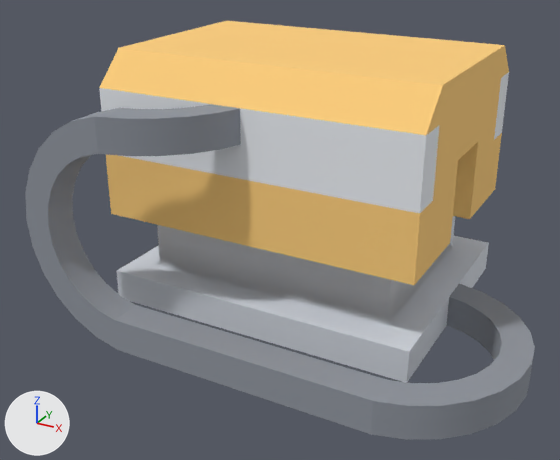
Before and after pictures for a commit that changed the OBJ model assets/space/machine_generator.obj.
Rendered twice from a camera (50 mm lens) standing at (0.526, -1.061, 0.617) and looking at (0.006, -0.115, 0.144). The axes (+X, +Y, +Z) are drawn at lower left. The lights are the same throughout. The older version comes first. Where no turn or scale is listed for an object, it has been applied to the vertices.

Names of what the first picture shows: 'machine_generator'.
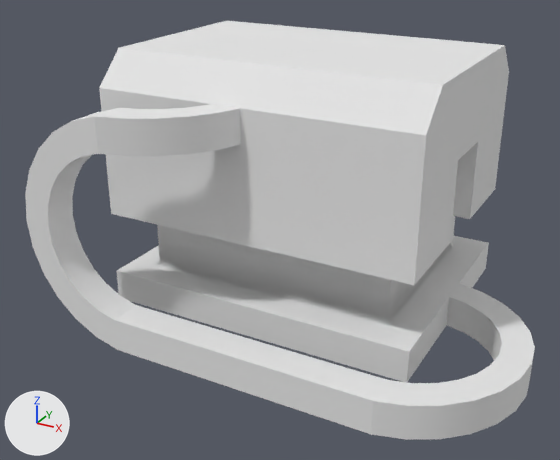
What the commit changed:
Material 'metalRed' (mat_metalred) changes colour from orange #ffd07c to white #e7e7e7; in linear values from (1.0, 0.629, 0.203) to (0.8, 0.8, 0.8).
Material 'dark' (mat_dark) changes colour from grey #8f949e to white #e7e7e7; in linear values from (0.275, 0.298, 0.341) to (0.8, 0.8, 0.8).

Changed parts and their boxes [x1, y1, x2, y2] in the pictures (560 x 460 px):
'machine_generator', recoloured (lighter): [25, 21, 535, 440] in both
